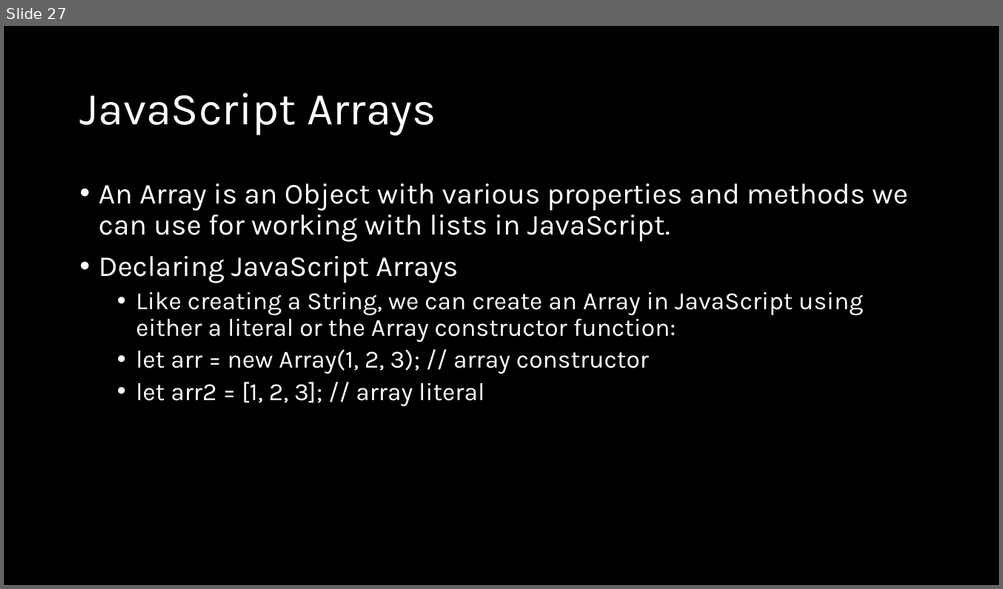
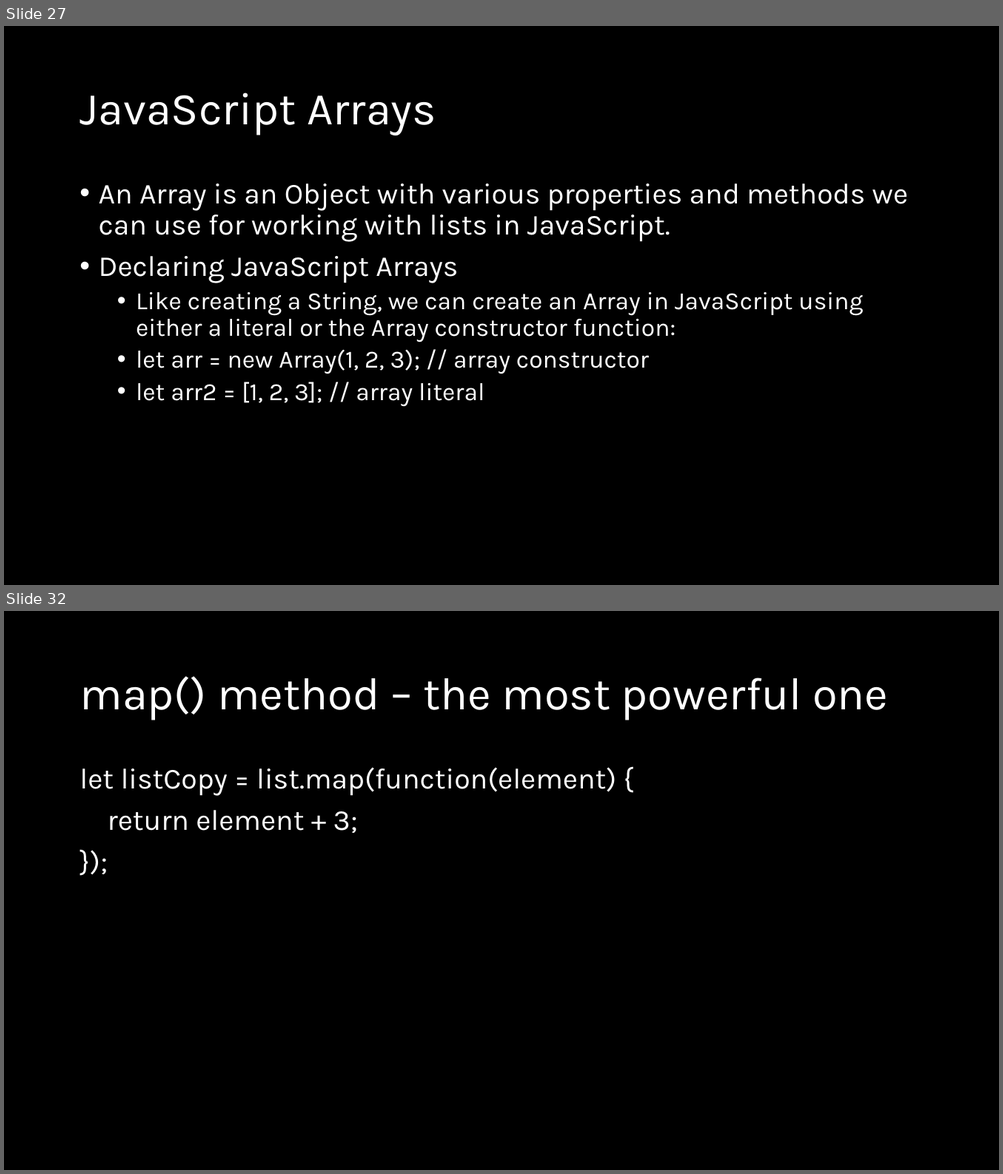
Before and after one commit to natiquekeyin/fall2024, a slide deck: JavaScript/Week3/Week3.pptx. Shown one above the other, each under a label of ours: slide 27 before the commit, slides 27 and 32 after it; the slides between them are not shown. The pictures are 1003x589 and 1003x1174 pixels, drawn with LibreOffice and Linux fonts; fonts in the diff are those of the drawing. Boxes give left, top, right and bottom in pixels: in the first picture for what was removed or moved away, otherwise in the second. Text is boxed around its words. In the diff, an @@ line names an element or a change of style, - is before the commit and + after.

```diff
--- a/JavaScript/Week3/Week3.pptx
+++ b/JavaScript/Week3/Week3.pptx
@@ slide 32 added at box(4, 611, 999, 1170), background #000000 @@
@@ title added at box(79, 676, 888, 721), 44 pt, text #FFFFFF @@
+map() method – the most powerful one
@@ text added at box(79, 767, 616, 833), 28 pt, text #FFFFFF @@
+let listCopy = list.map(function(element) {
+return element + 3;
+});
```
Also in this commit, not shown: 1 slide changed, 6 other slides added, 1 other file.
